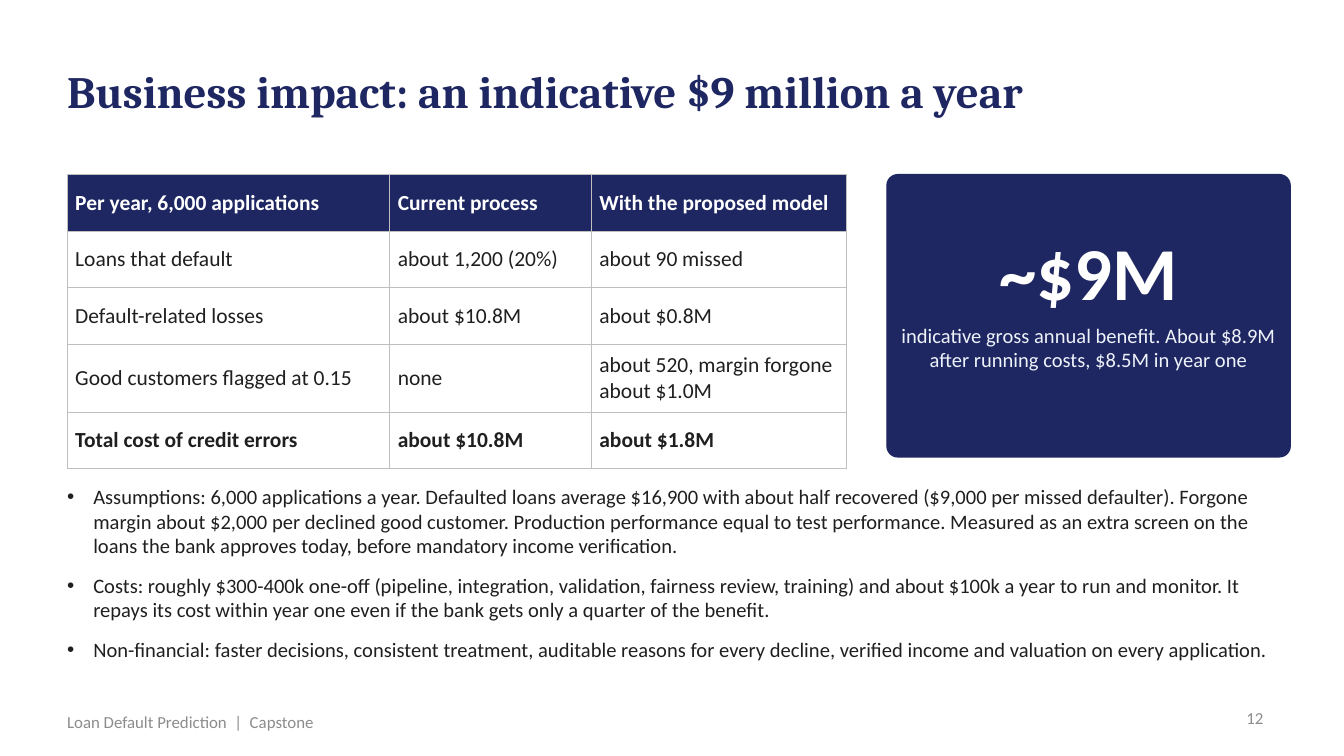
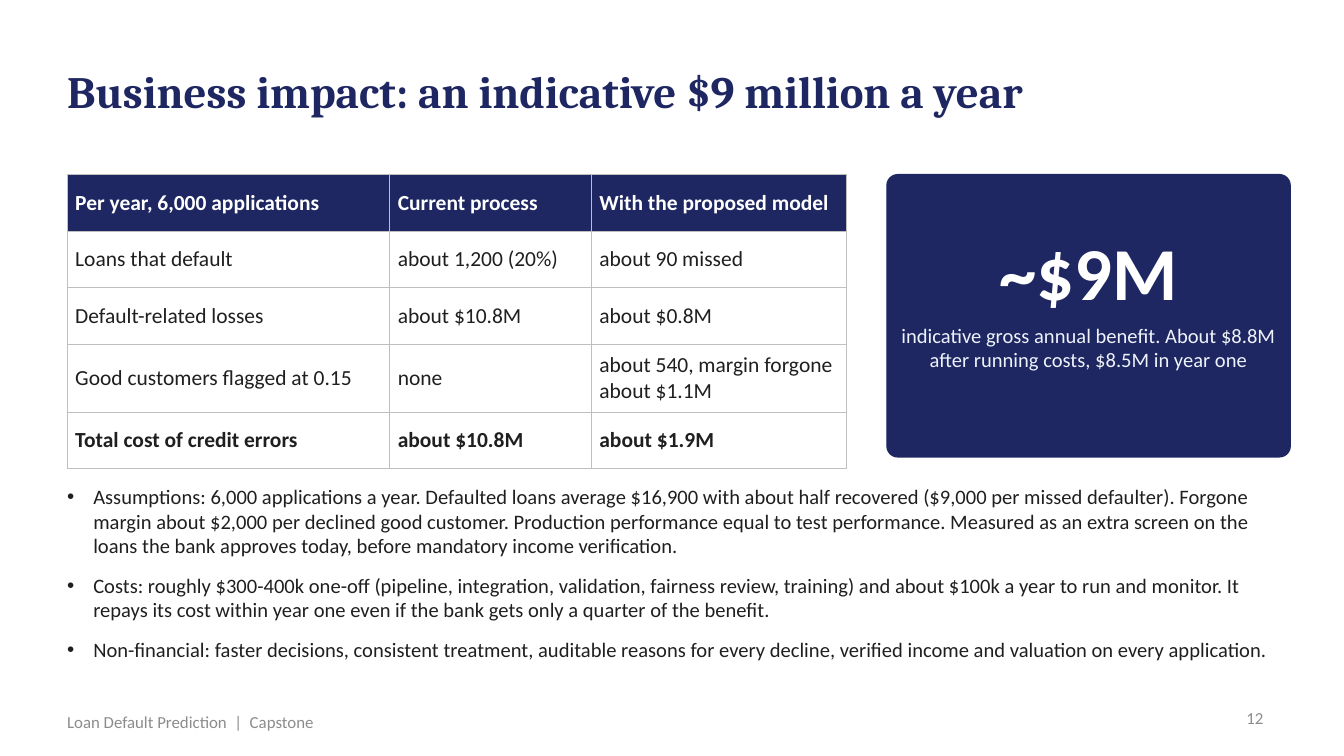
Before and after one commit to shubham1891/Personal-code, a slide deck: slide 12 of presentation/Loan_Default_Prediction_Presentation.pptx. Drawn at 1344x756 pixels with LibreOffice and Linux fonts; fonts in the diff are those of the drawing. Boxes give left, top, right and bottom in pixels: in the first picture for what was removed or moved away, otherwise in the second. Text is boxed around its words. In the diff, an @@ line names an element or a change of style, - is before the commit and + after.

```diff
--- a/presentation/Loan_Default_Prediction_Presentation.pptx
+++ b/presentation/Loan_Default_Prediction_Presentation.pptx
@@ table at [67,175,847,454] @@
-row 4, column 3: about 520, margin forgone about $1.0M
+row 4, column 3: about 540, margin forgone about $1.1M
-row 5, column 3: about $1.8M
+row 5, column 3: about $1.9M
@@ text at [901,328,1275,371]: text changed @@
-indicative gross annual benefit. About $8.9M after running costs, $8.5M in year one
+indicative gross annual benefit. About $8.8M after running costs, $8.5M in year one
```
Also in this commit, not shown: 12 other slides changed, 15 other files.
